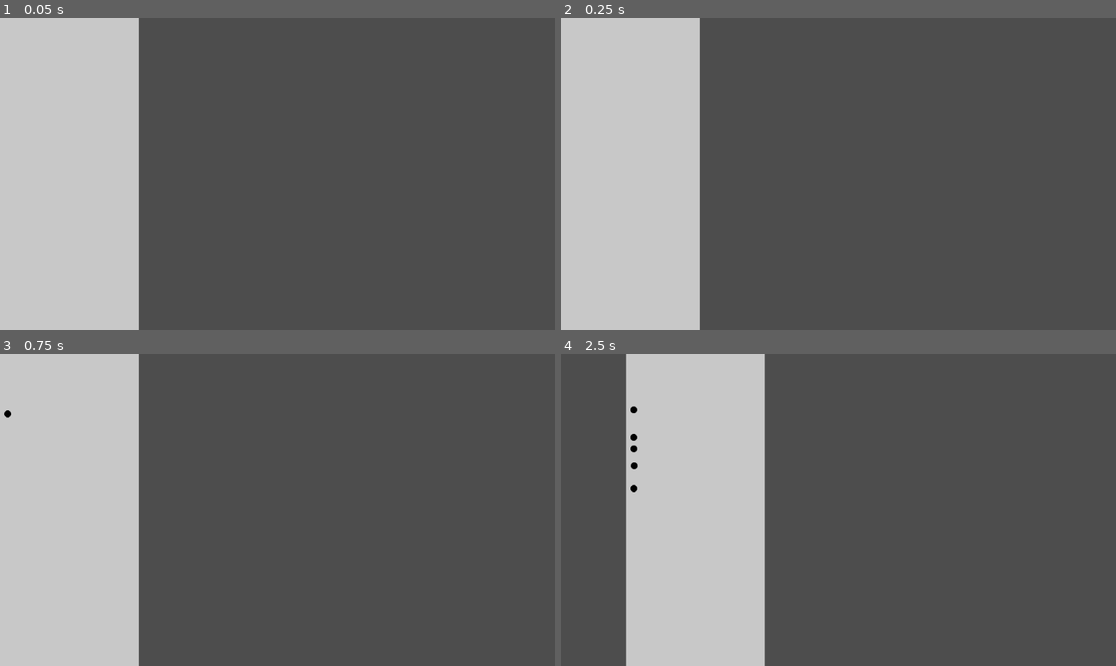
Above: before the commit, frames 1-4 (two rows, left to right).
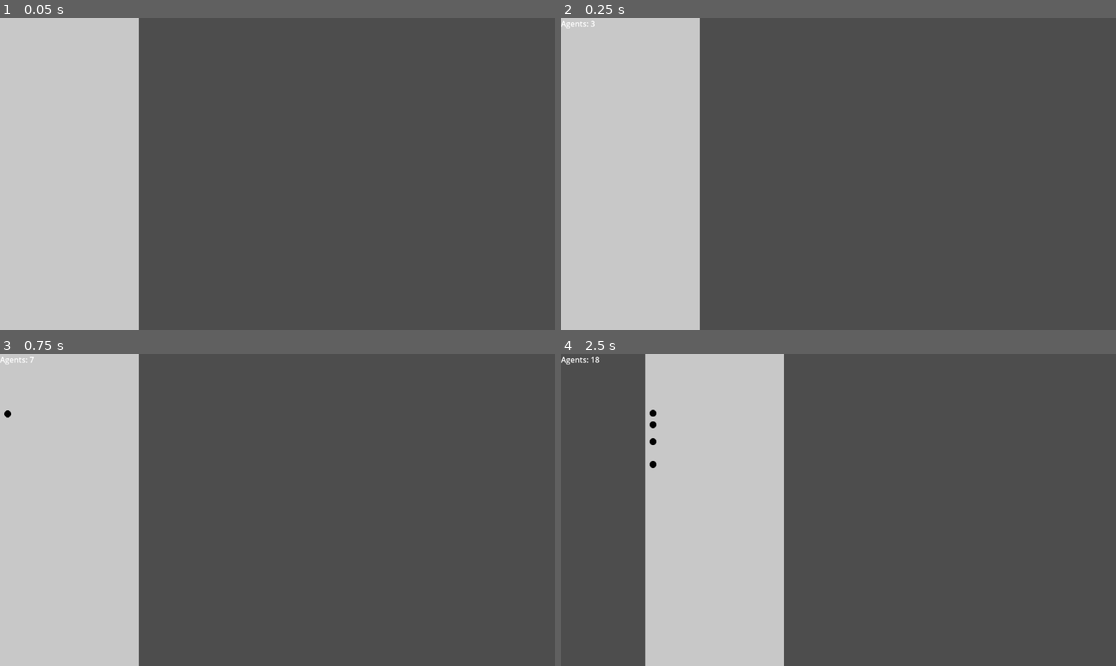
Above: after the commit, the same moments.

Repository: LukasEliasson/molndalsbro-simulering
Game: Godot game, scene res://scenes/Main.tscn
Same seed, same stepped clock (60 frames per second), same inputs: the game is played once before the commit and once after it. This scene is started directly instead of the project's main scene.
Inputs:
- Up to frame 1 (0.05 s): no input
- Up to frame 2 (0.25 s): no input
- Up to frame 3 (0.75 s): tap Enter at 0.5 s; hold Shift (shift, bound only after the commit) from 0.53 s (still down)
- Up to frame 4 (2.5 s): release Shift (shift, bound only after the commit) at 1.28 s; tap S (camera_down) at 1.35 s; tap Shift (shift, bound only after the commit) at 1.55, 2.3 s; hold A (camera_left) from 2.03 s (still down)

Frame 1 is identical in both runs. In frame 2, less than 0.1% of the frame differs, in the area x 0-7%, y 0-4%; in frame 3, less than 0.1%; in frame 4, 7.3%, in the area x 0-41%, y 0-100%.
Error before the commit: Attempt to call function 'get_agent_count' in base 'null instance' on a null instance. (res://scripts/ui.gd:7)

Commit message:
Implemented sim pause on camera movement and agent count UI

Diff:
--- a/project.godot
+++ b/project.godot
@@ -41,3 +41,8 @@
 , Object(InputEventKey,"resource_local_to_scene":false,"resource_name":"","device":-1,"window_id":0,"alt_pressed":false …(186 unchanged characters)…
 ]
 }
+shift={
+"deadzone": 0.2,
+"events": [Object(InputEventKey,"resource_local_to_scene":false,"resource_name":"","device":-1,"window_id":0,"alt_pressed":false,"shift_pressed":false,"ctrl_pressed":false,"meta_pressed":false,"pressed":false,"keycode":0,"physical_keycode":4194325,"key_label":0,"unicode":0,"location":0,"echo":false,"script":null)
+]
+}
--- a/scripts/Main.gd
+++ b/scripts/Main.gd
@@ -1,6 +1,8 @@
 extends Node2D
 
 const MOVE_SPEED = 300
+var multi = 1
+signal set_simulation_pause(state)
 
 func _process(delta):
 	var input_dir = Vector2(
@@ -8,10 +10,13 @@
 		Input.get_action_strength("camera_up") - Input.get_action_strength("camera_down")
 	)
 
+	if Input.is_action_pressed("shift"):
+		multi = 3
+	else:
+		multi = 1
+
 	if input_dir != Vector2.ZERO:
-		global_position += input_dir.normalized() * MOVE_SPEED * delta
-
-func _ready() -> void:
-	print('Main ready')
-
-# var npc = preload("res://scenes/Person.tscn").instantiate()
+		emit_signal("set_simulation_pause", true)
+		global_position += input_dir.normalized() * MOVE_SPEED * delta * multi
+	else:
+		emit_signal("set_simulation_pause", false)
--- a/scripts/Person.gd
+++ b/scripts/Person.gd
@@ -7,6 +7,7 @@
 var path_update_timer = 0.0
 const PATH_UPDATE_INTERVAL = 0.2
 var has_reached_target = false
+var simulation_paused = false
 
 func _ready() -> void:
 	navigation_agent.velocity_computed.connect(_on_velocity_computed)
@@ -16,20 +17,22 @@
 	previous_distance = global_position.distance_to(target)
 
 func update_pathfinding(delta: float) -> void:
-	path_update_timer -= delta
-	if path_update_timer <= 0.0:
-		path_update_timer = PATH_UPDATE_INTERVAL
-		if navigation_agent.is_navigation_finished():
-			has_reached_target = true
+	if not simulation_paused:
+		path_update_timer -= delta
+		if path_update_timer <= 0.0:
+			path_update_timer = PATH_UPDATE_INTERVAL
+			if navigation_agent.is_navigation_finished():
+				has_reached_target = true
 
-		var next_position = navigation_agent.get_next_path_position()
-		var desired_velocity = (next_position - global_position).normalized() * speed
-		navigation_agent.set_velocity(desired_velocity)
+			var next_position = navigation_agent.get_next_path_position()
+			var desired_velocity = (next_position - global_position).normalized() * speed
+			navigation_agent.set_velocity(desired_velocity)
 
-		#var direction = (next_position - global_position).normalized()
-		#if velocity.dot(direction) < 0:
-			#navigation_agent.set_target_position(navigation_agent.get_target_position())
+			#var direction = (next_position - global_position).normalized()
+			#if velocity.dot(direction) < 0:
+				#navigation_agent.set_target_position(navigation_agent.get_target_position())
 
 func _on_velocity_computed(safe_velocity: Vector2) -> void:
-	velocity = safe_velocity
-	move_and_slide()
+	if not simulation_paused:
+		velocity = safe_velocity
+		move_and_slide()
--- a/scripts/Station.gd
+++ b/scripts/Station.gd
@@ -4,44 +4,50 @@
 @export var spawn_interval: float = 0.1
 
 var agents = []
+var simulation_paused = false
+signal set_agent_count(count)
 
 func _ready() -> void:
+	var reciever = get_node("/root/Main")
+	reciever.connect("set_simulation_pause", Callable(self, "_on_set_simulation_pause"))
 	spawn_person()
 
 var spawn_cooldown = spawn_interval
 
 func _physics_process(delta):
-	# Iterate backwards to safely remove agents
-	for i in range(agents.size() - 1, -1, -1):
-		var agent = agents[i]
+	if not simulation_paused:
+		# Iterate backwards to safely remove agents
+		for i in range(agents.size() - 1, -1, -1):
+			var agent = agents[i]
 
-		if not agent.has_reached_target:
-			agent.update_pathfinding(delta)  # centralized update
-		else:
-			agent.queue_free()
-			agents[i] = agents.back()  # swap-remove for efficiency
-			agents.pop_back()
+			if not agent.has_reached_target:
+				agent.update_pathfinding(delta)  # centralized update
+			else:
+				agent.queue_free()
+				agents[i] = agents.back()  # swap-remove for efficiency
+				agents.pop_back()
 
-	spawn_cooldown -= delta
-	if spawn_cooldown <= 0:
-		spawn_person()
-		spawn_cooldown = spawn_interval
+		spawn_cooldown -= delta
+		if spawn_cooldown <= 0:
+			spawn_person()
+			spawn_cooldown = spawn_interval
 
 func spawn_person():
-	var entries = $EntryPoints.get_children()
-	if entries.size() < 2:
-		return
+	if not simulation_paused:
+		var entries = $EntryPoints.get_children()
+		var entry = entries.pick_random()
+		var exit = entries.pick_random()
+		while entry == exit:
+			exit = entries.pick_random()
 
-	var entry = entries.pick_random()
-	var exit = entries.pick_random()
-	while entry == exit:
-		exit = entries.pick_random()
+		var person = person_scene.instantiate()
+		add_child(person)
+		person.global_position = entry.global_position
+		person.set_target(exit.global_position)
+		agents.append(person)
+		emit_signal("set_agent_count", agents.size())
 
-	var person = person_scene.instantiate()
-	add_child(person)
-	person.global_position = entry.global_position
-	person.set_target(exit.global_position)
-	agents.append(person)
-
-func get_agent_count() -> int:
-	return agents.size()
+func _on_set_simulation_pause(state):
+	simulation_paused = state
+	for i in range(agents.size()):
+		agents[i].simulation_paused = state
--- a/scripts/ui.gd
+++ b/scripts/ui.gd
@@ -3,6 +3,9 @@
 @onready var agent_manager = get_node(agent_manager_path)  # Drag your agent manager node here
 @onready var label = $Label
 
-func _process(delta):
-	print(agent_manager.get_agent_count())
-	#label.text = "Agents: %d" % get_agent_count()
+func _ready() -> void:
+	var reciever = get_node("/root/Main/Station")
+	reciever.connect("set_agent_count", Callable(self, "_on_agent_count_changed"))
+
+func _on_agent_count_changed(agent_count):
+	label.text = "Agents: %d" % agent_count
